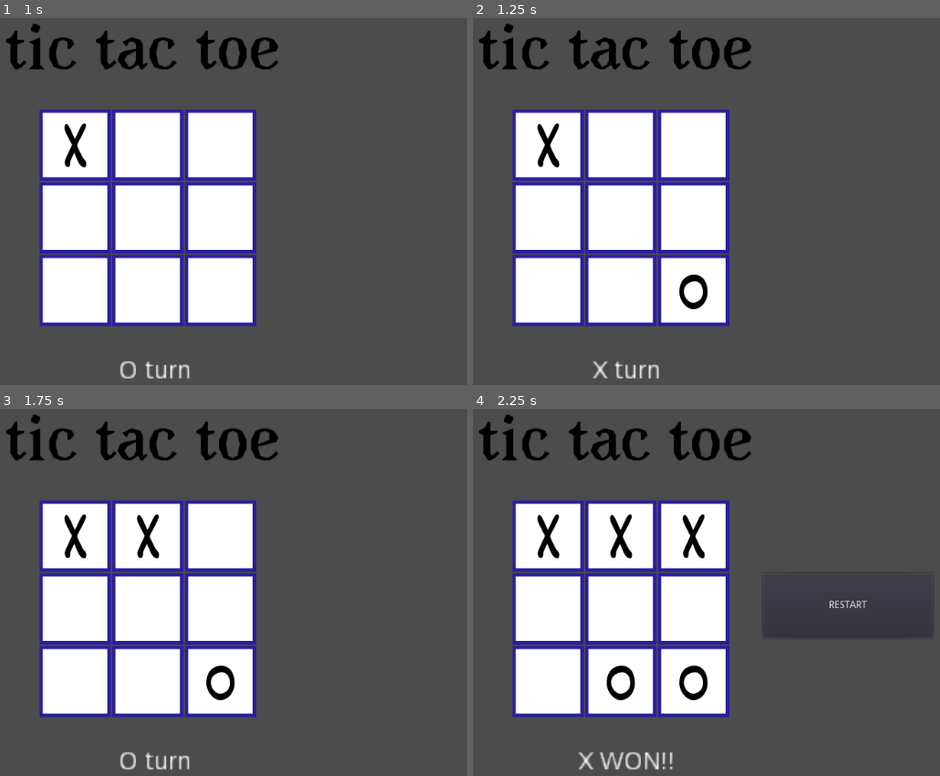
Above: before the commit, frames 1-4 (two rows, left to right).
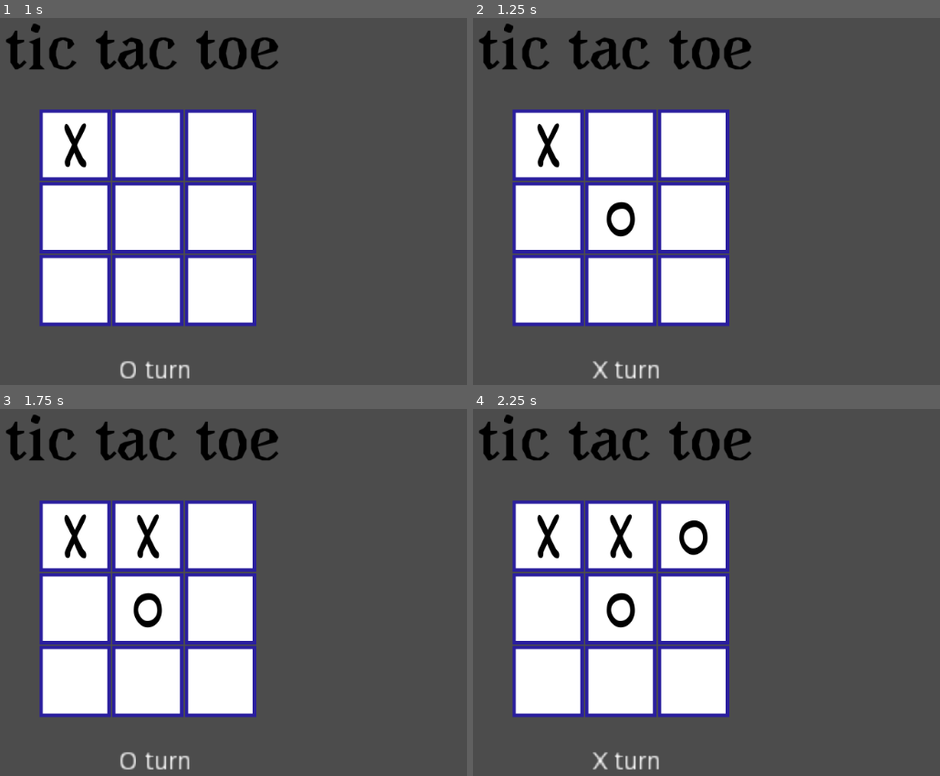
Above: after the commit, the same moments.

Repository: containedx/tic-tac-toe-AI
Game: Godot game, scene res://main_scene/game_scene.tscn
Two runs of this game, one before a commit and one after it. Both use one fixed random seed, a clock stepped at 60 frames per second and the inputs below. The project has no main scene, so this scene is started directly.
Inputs (mouse positions are in pixels of both pictures, inside the frame that each line leads up to):
- Up to frame 1 (1 s): click (74, 146) at 0.52 s
- Up to frame 2 (1.25 s): no input
- Up to frame 3 (1.75 s): click (149, 537) at 1.27 s
- Up to frame 4 (2.25 s): click (692, 537) at 2.02 s

Frame 1 is identical in both runs. In frame 2, 0.6% of the frame differs, in the area x 28-51%, y 50-80%; in frame 3, 0.6%; in frame 4, 2.0%, in the area x 22-97%, y 28-99%.

Commit message:
omg I forgot about TIE

Diff:
--- /dev/null
+++ b/tic_tac_toe_ai/main_scene/computer.tscn
@@ -0,0 +1,8 @@
+[gd_scene load_steps=2 format=2]
+
+[ext_resource path="res://main_scene/computer_player.gd" type="Script" id=1]
+
+[node name="computer" type="Control"]
+margin_right = 40.0
+margin_bottom = 40.0
+script = ExtResource( 1 )
--- a/tic_tac_toe_ai/main_scene/computer_player.gd
+++ b/tic_tac_toe_ai/main_scene/computer_player.gd
@@ -1,4 +1,7 @@
 extends Control
+
+# TESTTT
+var board0 = [[1, 1, -1], [-1, 0, -1], [-1,-1,-1]]
 
 
 func make_move(board : Array) -> void:
@@ -7,9 +10,10 @@
 
 	#board with tatus values only
 	var test_board = copy_board(board)
-	print(test_board)
+	print ("test board ", test_board)
+	#print(test_board)
 
-	var best_score = -INF
+	var best_score = -10000
 	var move_coordinates = {
 		x = 0,
 		y = 0
@@ -21,15 +25,15 @@
 				#try to make move there on test board
 				test_board[i][j] = 0 #because computer is o
 				var score = minimax(test_board, 0, false)
-				print(score)
+				test_board[i][j] = -1
 				if score > best_score:
-					score = best_score
+					best_score = score
 					move_coordinates.x = i
 					move_coordinates.y = j
-					print(i," ",j)
 
 
 	#make move
+	print("best score" , best_score)
 	print(move_coordinates)
 	board[move_coordinates.x][move_coordinates.y]._on_button_pressed_up()
 
@@ -37,10 +41,11 @@
 func minimax(board : Array, depth, is_max) -> int:
 	var result = check_win(board)
 	if result != -1 : # => someone won
+		#print("won " , result, "   ", board)
 		return count_score(result)
 
 	if is_max : #calculating computer best move
-		var best_score = -INF
+		var best_score = -100000
 
 		for i in range(3):
 			for j in range(3):
@@ -48,12 +53,13 @@
 					board[i][j] = 0 #computer ai move
 					var score = minimax(board, depth + 1, false)
 					board[i][j] = -1
-					best_score = max(score, best_score)
+					if score > best_score :
+						best_score = score
 
 		return best_score
 
 	else : #calculating worst senario for human
-		var worst_score = +INF
+		var worst_score = 10000
 
 		for i in range(3):
 			for j in range(3):
@@ -61,20 +67,20 @@
 					board[i][j] = 1 #human move
 					var score = minimax(board, depth + 1, true)
 					board[i][j] = -1
-					worst_score = min(score, worst_score)
+					if score < worst_score :
+						worst_score = score
 
 		return worst_score
-
-
 
 
 func count_score(result : int) -> int :
 	match result:
 		1: # x won
-			return -1
+			return -10
 		0: # o won
-			return 1
+			return 10
 	return 0
+
 
 func copy_board(board : Array) -> Array :
 	var copied_board : Array = board.duplicate(true)
@@ -85,7 +91,7 @@
 	return copied_board
 
 
-#return -1, 0 or 1 (none, o, x)
+#return -1, 0 or 1 (none, o, x), 2 if TIE
 func check_win(board : Array) -> int:
 	var result = -1
 	#check rows
@@ -108,4 +114,15 @@
 		if board[0][2] == board[1][1] && board[1][1] == board[2][0]:
 			result = board[1][1]
 
+	# check if TIE
+	if result == -1:
+		var count_avaiable = 0
+		for row in board:
+			for r in row:
+				if r == -1:
+					count_avaiable += 1
+		if count_avaiable == 0:
+			result = 2
+
+
 	return result
--- a/tic_tac_toe_ai/main_scene/game_scene.tscn
+++ b/tic_tac_toe_ai/main_scene/game_scene.tscn
@@ -3,7 +3,7 @@
 [ext_resource path="res://main_scene/game_controller.gd" type="Script" id=1]
 [ext_resource path="res://assets/label.png" type="Texture" id=2]
 [ext_resource path="res://main_scene/board_piece.tscn" type="PackedScene" id=3]
-[ext_resource path="res://main_scene/computer_player.gd" type="Script" id=4]
+[ext_resource path="res://main_scene/computer.tscn" type="PackedScene" id=4]
 
 [node name="game_scene" type="Control"]
 anchor_right = 1.0
@@ -129,9 +129,6 @@
 margin_bottom = -245.0
 text = "RESTART"
 
-[node name="computer" type="Control" parent="."]
-margin_right = 40.0
-margin_bottom = 40.0
-script = ExtResource( 4 )
+[node name="computer" parent="." instance=ExtResource( 4 )]
 
 [connection signal="button_down" from="result" to="." method="_on_restart"]
